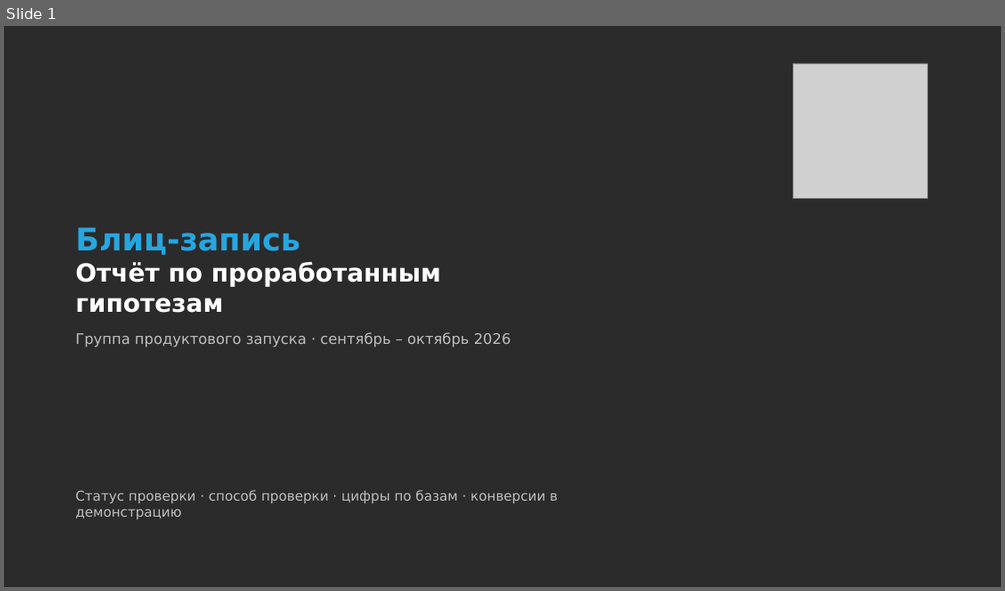
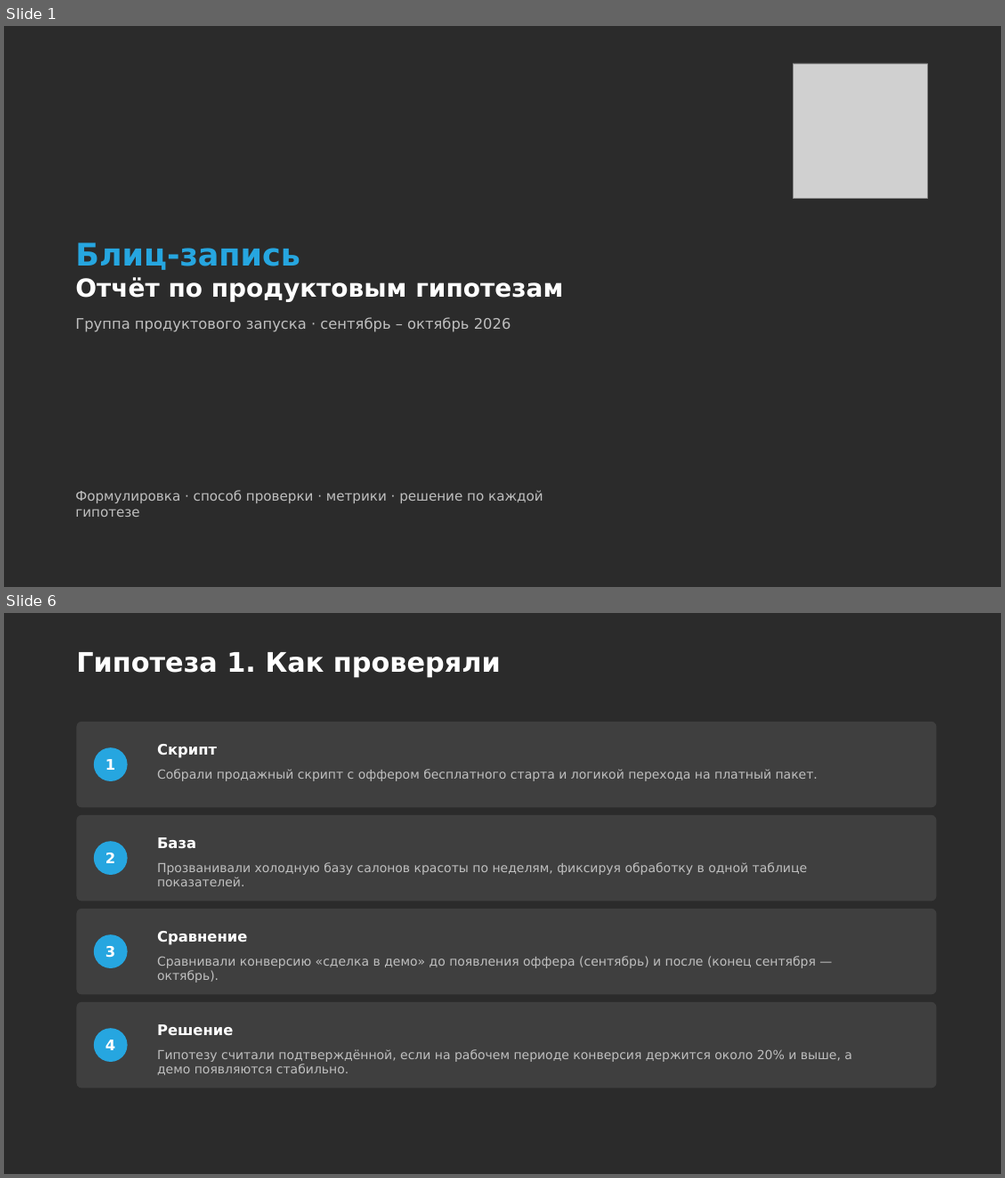
Before and after one commit to daaanilNikonov/for-lisa, a slide deck: presentation/Блиц-запись_Отчет_по_гипотезам.pptx. Shown one above the other, each under a label of ours: slide 1 before the commit, slides 1 and 6 after it; the slides between them are not shown. The pictures are 1005x591 and 1005x1178 pixels, drawn with LibreOffice and Linux fonts; fonts in the diff are those of the drawing; grey boxes stand for pictures; background and template pictures are left out; a plain dark background stands for a picture behind light text. Boxes give left, top, right and bottom in pixels: in the first picture for what was removed or moved away, otherwise in the second. Text is boxed around its words. In the diff, an @@ line names an element or a change of style, - is before the commit and + after.

```diff
--- a/presentation/Блиц-запись_Отчет_по_гипотезам.pptx
+++ b/presentation/Блиц-запись_Отчет_по_гипотезам.pptx
@@ slide 6 added at <box>4,613,1001,1174</box>, background picture (left out) @@
@@ title added at <box>76,652,501,678</box>, 26 pt, text #FFFFFF, bold @@
+Гипотеза 1. Как проверяли
@@ rounded rectangle added at <box>77,722,937,807</box>, fill #3F3F3F @@
@@ text added at <box>157,744,217,758</box>, 14 pt, text #FFFFFF, bold @@
+Скрипт
@@ ellipse added at <box>94,747,128,781</box>, fill #26A6E0 @@
@@ text added at <box>105,759,115,770</box>, 14 pt, text #FFFFFF, bold @@
+1
@@ text added at <box>157,769,817,781</box>, 12 pt, text #BFBFBF @@
+Собрали продажный скрипт с оффером бесплатного старта и логикой перехода на платный пакет.
@@ rounded rectangle added at <box>77,815,937,900</box>, fill #3F3F3F @@
@@ ellipse added at <box>94,841,128,875</box>, fill #26A6E0 @@
@@ text added at <box>105,852,115,863</box>, 14 pt, text #FFFFFF, bold @@
+2
@@ text added at <box>157,837,196,849</box>, 14 pt, text #FFFFFF, bold @@
+База
@@ text added at <box>157,862,807,886</box>, 12 pt, text #BFBFBF @@
+Прозванивали холодную базу салонов красоты по неделям, фиксируя обработку в одной таблице показателей.
@@ rounded rectangle added at <box>77,908,937,995</box>, fill #3F3F3F @@
@@ text added at <box>157,931,247,945</box>, 14 pt, text #FFFFFF, bold @@
+Сравнение
@@ ellipse added at <box>94,934,128,968</box>, fill #26A6E0 @@
@@ text added at <box>105,946,115,957</box>, 14 pt, text #FFFFFF, bold @@
+3
@@ text added at <box>157,956,816,982</box>, 12 pt, text #BFBFBF @@
+Сравнивали конверсию «сделка в демо» до появления оффера (сентябрь) и после (конец сентября — октябрь).
@@ rounded rectangle added at <box>77,1002,937,1088</box>, fill #3F3F3F @@
@@ ellipse added at <box>94,1028,128,1062</box>, fill #26A6E0 @@
@@ text added at <box>105,1039,115,1050</box>, 14 pt, text #FFFFFF, bold @@
+4
@@ text added at <box>157,1024,233,1035</box>, 14 pt, text #FFFFFF, bold @@
+Решение
@@ text added at <box>157,1049,852,1075</box>, 12 pt, text #BFBFBF @@
+Гипотезу считали подтверждённой, если на рабочем периоде конверсия держится около 20% и выше, а демо появляются стабильно.
@@ slide 1 changed as well @@
@@ title at <box>75,277,563,302</box>: text changed @@
-Отчёт по проработанным гипотезам
+Отчёт по продуктовым гипотезам
@@ subtitle at <box>75,490,543,516</box>: text changed @@
-Статус проверки · способ проверки · цифры по базам · конверсии в демонстрацию
+Формулировка · способ проверки · метрики · решение по каждой гипотезе
```
Also in this commit, not shown: 16 other slides added, 9 slides removed, 1 other file.
